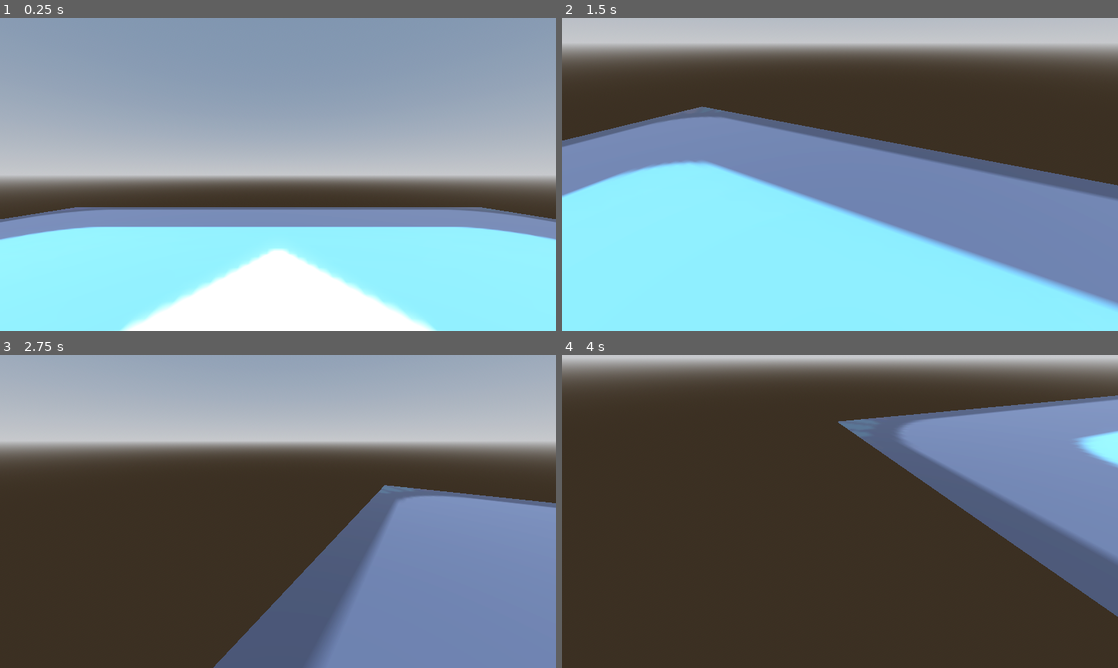
Above: before the commit, frames 1-4 (two rows, left to right).
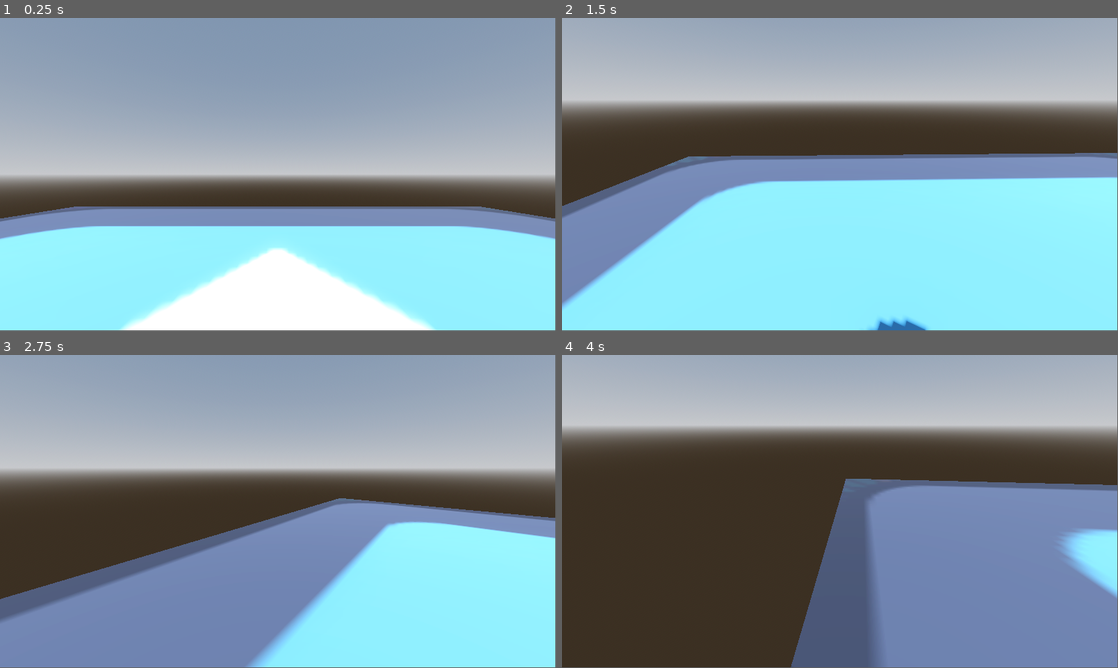
Above: after the commit, the same moments.

Repository: MattCharles/Dreams
Game: Godot game, scene res://Scenes/ryantest.tscn
Two runs of this game, one before a commit and one after it. Both use one fixed random seed, a clock stepped at 60 frames per second and the inputs below. This scene is started directly instead of the project's main scene. The engine's default icon, where the game draws it, is replaced by a stand-in: a white triangle on a blue panel in a dark square.
Inputs (mouse positions are in pixels of both pictures, inside the frame that each line leads up to):
- Up to frame 1 (0.25 s): no input
- Up to frame 2 (1.5 s): tap Enter at 0.5 s; move the mouse to (962, 158) at 0.52 s; hold D (right) 0.53-1.28 s; hold G (Grow, bound only after the commit) 0.53-1.28 s; click (962, 158) at 0.67 s; tap Space (jump) at 0.77 s; move the mouse to (812, 174) at 1.27 s; hold W (forward) from 1.28 s (still down); tap G (Grow, bound only after the commit) at 1.35 s
- Up to frame 3 (2.75 s): keep holding W (forward); tap Space (jump) at 1.52 s; move the mouse to (289, 505) at 2.02 s; hold G (Grow, bound only after the commit) from 2.03 s (still down)
- Up to frame 4 (4 s): keep holding W (forward); move the mouse to (834, 517) at 2.77 s; release G (Grow, bound only after the commit) at 2.78 s; tap G (Grow, bound only after the commit) at 2.85 s; click (834, 517) at 2.92 s; tap Space (jump) at 3.02, 3.77 s; move the mouse to (878, 514) at 3.52 s; hold G (Grow, bound only after the commit) from 3.53 s (still down)
In our replay, the window is 800x450 before the commit and 799x449 after it. These sizes can differ from the game's own. Grey fills any space a smaller window leaves; there, only what the larger window draws over its background counts as a difference.

The runs differ from the first frame. In frame 1, 1.1% of the frame differs, in the area x 0-100%, y 0-100%; in frame 2, 63%; in frame 3, 57%; in frame 4, 62%.
Error before the commit: Attempt to call function 'get_collider' in base 'null instance' on a null instance. (res://Scripts/player.gd:60)
Error after the commit: Attempt to call function 'get_collider' in base 'null instance' on a null instance. (res://Scripts/player.gd:61)

Commit message:
moving level kinda

Diff:
--- a/Assets/pizza/spinningpizza.tscn
+++ b/Assets/pizza/spinningpizza.tscn
@@ -1,8 +1,7 @@
-[gd_scene load_steps=8 format=3 uid="uid://kvdu4itnqh2e"]
+[gd_scene load_steps=7 format=3 uid="uid://kvdu4itnqh2e"]
 
 [ext_resource type="Script" path="res://Scripts/Pizza.gd" id="1_2ctcm"]
 [ext_resource type="PackedScene" uid="uid://cl2htts5lbsq7" path="res://Assets/raw/pepperoni_pizza.glb" id="1_aq0sq"]
-[ext_resource type="PackedScene" uid="uid://bhx4mvm6pkm52" path="res://Assets/raw/barrel.glb" id="2_4u74p"]
 
 [sub_resource type="SphereShape3D" id="SphereShape3D_vqpes"]
 radius = 1.059
@@ -73,6 +72,3 @@
 libraries = {
 "": SubResource("AnimationLibrary_32p2v")
 }
-
-[node name="barrel" parent="." instance=ExtResource("2_4u74p")]
-transform = Transform3D(1, 0, 0, 0, 1, 0, 0, 0, 1, -2.4725, 0, 0.120395)
--- /dev/null
+++ b/Scenes/Skateboard.tscn
@@ -0,0 +1,29 @@
+[gd_scene load_steps=3 format=3 uid="uid://bxxuk777pq0cd"]
+
+[ext_resource type="PackedScene" uid="uid://dfkjih3x8n5tv" path="res://Assets/raw/skateboard.glb" id="1_5fe0g"]
+
+[sub_resource type="BoxShape3D" id="BoxShape3D_67kuq"]
+size = Vector3(2.93858, 0.446135, 1)
+
+[node name="Node3D" type="Node3D"]
+
+[node name="VehicleBody3D" type="VehicleBody3D" parent="."]
+
+[node name="CollisionShape3D" type="CollisionShape3D" parent="VehicleBody3D"]
+transform = Transform3D(1, 0, 0, 0, 1, 0, 0, 0, 1, 0.000272572, -0.00666529, -0.0144728)
+shape = SubResource("BoxShape3D_67kuq")
+
+[node name="skateboard" parent="VehicleBody3D/CollisionShape3D" instance=ExtResource("1_5fe0g")]
+transform = Transform3D(1, 0, 0, 0, 1, 0, 0, 0, 1, 0, 0.140657, 0)
+
+[node name="frontRightWheel" type="VehicleWheel3D" parent="VehicleBody3D"]
+transform = Transform3D(1.91069e-15, 4.37114e-08, 1, 1, -4.37114e-08, 0, 4.37114e-08, 1, -4.37114e-08, 0.765366, -0.163548, 0.271509)
+
+[node name="backright" type="VehicleWheel3D" parent="VehicleBody3D"]
+transform = Transform3D(1.91069e-15, 4.37114e-08, 1, 1, -4.37114e-08, 0, 4.37114e-08, 1, -4.37114e-08, 0.725516, -0.190223, -0.49201)
+
+[node name="frontright" type="VehicleWheel3D" parent="VehicleBody3D"]
+transform = Transform3D(1.91069e-15, 4.37114e-08, 1, 1, -4.37114e-08, 0, 4.37114e-08, 1, -4.37114e-08, -0.760519, -0.14934, -0.518326)
+
+[node name="frontleft" type="VehicleWheel3D" parent="VehicleBody3D"]
+transform = Transform3D(1.91069e-15, 4.37114e-08, 1, 1, -4.37114e-08, 0, 4.37114e-08, 1, -4.37114e-08, -0.718363, -0.12744, 0.381081)
--- /dev/null
+++ b/Scenes/growingLvl.tscn
@@ -0,0 +1,107 @@
+[gd_scene load_steps=16 format=3 uid="uid://dkid2gc2gp42p"]
+
+[ext_resource type="Script" path="res://Scripts/GrowingObject.gd" id="1_7un57"]
+[ext_resource type="PackedScene" uid="uid://chkkys4p7l1vq" path="res://Scenes/Player.tscn" id="3_7ep5q"]
+[ext_resource type="PackedScene" uid="uid://kvdu4itnqh2e" path="res://Assets/pizza/spinningpizza.tscn" id="4_c68wj"]
+[ext_resource type="PackedScene" uid="uid://bqowc31lhnsxt" path="res://Scenes/finish_line.tscn" id="6_60qoh"]
+[ext_resource type="PackedScene" uid="uid://veevoq7kf5ba" path="res://Scenes/HUD.tscn" id="7_52aym"]
+[ext_resource type="Script" path="res://Scripts/MovingObj.gd" id="8_ij7ss"]
+
+[sub_resource type="ProceduralSkyMaterial" id="ProceduralSkyMaterial_7rkdn"]
+sky_horizon_color = Color(0.64625, 0.65575, 0.67075, 1)
+ground_horizon_color = Color(0.64625, 0.65575, 0.67075, 1)
+
+[sub_resource type="Sky" id="Sky_fdi5v"]
+sky_material = SubResource("ProceduralSkyMaterial_7rkdn")
+
+[sub_resource type="Environment" id="Environment_rrpnd"]
+background_mode = 2
+sky = SubResource("Sky_fdi5v")
+tonemap_mode = 2
+glow_enabled = true
+
+[sub_resource type="PlaneMesh" id="PlaneMesh_5248x"]
+size = Vector2(20, 20)
+
+[sub_resource type="Skin" id="Skin_xdp1x"]
+
+[sub_resource type="ConcavePolygonShape3D" id="ConcavePolygonShape3D_2rya7"]
+data = PackedVector3Array(10, 0, 10, -10, 0, 10, 10, 0, -10, -10, 0, 10, -10, 0, -10, 10, 0, -10)
+
+[sub_resource type="StandardMaterial3D" id="StandardMaterial3D_jscit"]
+albedo_color = Color(1, 0.360784, 0.109804, 1)
+
+[sub_resource type="BoxMesh" id="BoxMesh_gxau5"]
+
+[sub_resource type="BoxShape3D" id="BoxShape3D_qvnun"]
+
+[node name="Node3D" type="Node3D"]
+
+[node name="WorldEnvironment" type="WorldEnvironment" parent="."]
+environment = SubResource("Environment_rrpnd")
+
+[node name="DirectionalLight3D" type="DirectionalLight3D" parent="."]
+transform = Transform3D(-0.866025, -0.433013, 0.25, 0, 0.5, 0.866025, -0.5, 0.75, -0.433013, 0, 0, 0)
+shadow_enabled = true
+
+[node name="MeshInstance3D" type="MeshInstance3D" parent="."]
+mesh = SubResource("PlaneMesh_5248x")
+skin = SubResource("Skin_xdp1x")
+
+[node name="StaticBody3D" type="StaticBody3D" parent="MeshInstance3D"]
+
+[node name="CollisionShape3D" type="CollisionShape3D" parent="MeshInstance3D/StaticBody3D"]
+shape = SubResource("ConcavePolygonShape3D_2rya7")
+
+[node name="middle" type="MeshInstance3D" parent="."]
+transform = Transform3D(1, 0, 0, 0, 1, 0, 0, 0, 1, 0, 0, -19.928)
+mesh = SubResource("PlaneMesh_5248x")
+skin = SubResource("Skin_xdp1x")
+script = ExtResource("1_7un57")
+
+[node name="StaticBody3D" type="StaticBody3D" parent="middle"]
+script = ExtResource("1_7un57")
+
+[node name="CollisionShape3D" type="CollisionShape3D" parent="middle/StaticBody3D"]
+transform = Transform3D(1, 0, 0, 0, 1, 0, 0, 0, 1, 0, 0, 1.47578)
+shape = SubResource("ConcavePolygonShape3D_2rya7")
+script = ExtResource("1_7un57")
+
+[node name="Player" parent="." instance=ExtResource("3_7ep5q")]
+transform = Transform3D(1, 0, 0, 0, 1, 0, 0, 0, 1, -8.14442, 0, 0)
+
+[node name="alter" type="Node3D" parent="."]
+transform = Transform3D(2, 0, 0, 0, 1, 0, 0, 0, 2, 4.39247, 0, 0.930135)
+
+[node name="MeshInstance3D" type="MeshInstance3D" parent="alter"]
+transform = Transform3D(1, 0, 0, 0, 1, 0, 0, 0, 1, -0.10114, 0.389121, 0.192563)
+material_override = SubResource("StandardMaterial3D_jscit")
+mesh = SubResource("BoxMesh_gxau5")
+
+[node name="StaticBody3D" type="StaticBody3D" parent="alter/MeshInstance3D"]
+
+[node name="CollisionShape3D" type="CollisionShape3D" parent="alter/MeshInstance3D/StaticBody3D"]
+shape = SubResource("BoxShape3D_qvnun")
+
+[node name="SpinningPizza" parent="." instance=ExtResource("4_c68wj")]
+transform = Transform3D(1, 0, 0, 0, 1, 0, 0, 0, 1, 4.39247, 1.8818, 1.54584)
+
+[node name="HUD" parent="." instance=ExtResource("7_52aym")]
+
+[node name="Node3D" type="Node3D" parent="."]
+transform = Transform3D(3.01228, 0, 0, 0, 2.92342, 0, 0, 0, 2.94042, -1.087, 2.896, -28.166)
+script = ExtResource("8_ij7ss")
+
+[node name="FinishLine2" parent="Node3D" instance=ExtResource("6_60qoh")]
+transform = Transform3D(1, 0, 0, 0, 1, 0, 0, 0, 1, 0, 0, 0)
+
+[node name="VisibleOnScreenNotifier3D" type="VisibleOnScreenNotifier3D" parent="Node3D/FinishLine2"]
+transform = Transform3D(0.333333, 0, 0, 0, 0.333333, 0, 0, 0, 0.333333, -0.457399, -1.09414, -0.716845)
+
+[connection signal="screen_entered" from="Node3D/FinishLine2/VisibleOnScreenNotifier3D" to="middle" method="_on_visible_on_screen_notifier_3d_screen_entered"]
+[connection signal="screen_entered" from="Node3D/FinishLine2/VisibleOnScreenNotifier3D" to="middle/StaticBody3D" method="_on_visible_on_screen_notifier_3d_screen_entered"]
+[connection signal="screen_entered" from="Node3D/FinishLine2/VisibleOnScreenNotifier3D" to="middle/StaticBody3D/CollisionShape3D" method="_on_visible_on_screen_notifier_3d_screen_entered"]
+[connection signal="screen_entered" from="Node3D/FinishLine2/VisibleOnScreenNotifier3D" to="Node3D" method="_on_visible_on_screen_notifier_3d_screen_entered"]
+[connection signal="screen_exited" from="Node3D/FinishLine2/VisibleOnScreenNotifier3D" to="middle" method="_on_visible_on_screen_notifier_3d_screen_exited"]
+[connection signal="screen_exited" from="Node3D/FinishLine2/VisibleOnScreenNotifier3D" to="middle/StaticBody3D/CollisionShape3D" method="_on_visible_on_screen_notifier_3d_screen_exited"]
+[connection signal="screen_exited" from="Node3D/FinishLine2/VisibleOnScreenNotifier3D" to="Node3D" method="_on_visible_on_screen_notifier_3d_screen_exited"]
--- /dev/null
+++ b/Scripts/GrowingObject.gd
@@ -0,0 +1,45 @@
+extends Node3D
+class_name GrowingObject
+
+@onready var meshBody = StaticBody3D
+var count =2
+var isVisible = false
+
+
+
+# Called when the node enters the scene tree for the first time.
+func _ready():
+	pass
+
+
+# Called every frame. 'delta' is the elapsed time since the previous frame.
+func _process(delta):
+
+	if Input.is_action_pressed("forward") and isVisible:
+		transform.basis.z = transform.basis.z + Vector3(0,0,.008)
+	pass
+
+func _input(event):
+
+	if event.is_action_pressed("Grow"):
+		transform.basis.z = transform.basis.z +Vector3(0,0,1)
+
+
+
+
+func _physics_process(delta: float) -> void:
+	if Input.is_action_just_pressed("Grow"):
+		print("trying to grow")
+
+
+
+func _on_visible_on_screen_notifier_3d_screen_entered():
+	isVisible = true
+	print("visible")
+	pass # Replace with function body.
+
+
+func _on_visible_on_screen_notifier_3d_screen_exited():
+	isVisible = false
+	print("NOT visible")
+	pass # Replace with function body.
--- /dev/null
+++ b/Scripts/MovingObj.gd
@@ -0,0 +1,26 @@
+extends Node3D
+
+class_name MovingObj
+var isVisible = false
+
+# Called when the node enters the scene tree for the first time.
+func _ready():
+	pass # Replace with function body.
+
+# Called every frame. 'delta' is the elapsed time since the previous frame.
+func _process(delta):
+
+	if Input.is_action_pressed("forward") and isVisible:
+		transform.origin.z = transform.origin.z - .08
+	pass
+
+func _on_visible_on_screen_notifier_3d_screen_entered():
+	isVisible = true
+	print("should move?")
+	pass # Replace with function body.
+
+
+func _on_visible_on_screen_notifier_3d_screen_exited():
+	isVisible = false
+	print("NOT Moving")
+	pass # Replace with function body.
--- a/Scripts/player.gd
+++ b/Scripts/player.gd
@@ -14,6 +14,7 @@
 @onready var hand = $Neck/Camera3D/Hand
 @onready var joint = $Neck/Camera3D/Generic6DOFJoint3D
 @onready var staticBody = $Neck/Camera3D/StaticBody3D
+
 
 
 
@@ -85,7 +86,9 @@
 	var direction = (neck.transform.basis * Vector3(input_dir.x, 0, input_dir.y)).normalized()
 	if direction:
 		velocity.x = direction.x * SPEED
+		print(velocity.x)
 		velocity.z = direction.z * SPEED
+		print(velocity.y)
 	else:
 		velocity.x = move_toward(velocity.x, 0, SPEED)
 		velocity.z = move_toward(velocity.z, 0, SPEED)
--- a/project.godot
+++ b/project.godot
@@ -17,11 +17,7 @@
 
 [display]
 
-window/size/viewport_width=1920
-window/size/viewport_height=1080
 mouse_cursor/custom_image="res://Assets/2d/tinierpizzaslice_1.png"
-window/stretch/mode="viewport"
-window/stretch/aspect="ignore"
 
 [input]
 
@@ -50,3 +46,8 @@
 "events": [Object(InputEventKey,"resource_local_to_scene":false,"resource_name":"","device":-1,"window_id":0,"alt_pressed":false,"shift_pressed":false,"ctrl_pressed":false,"meta_pressed":false,"pressed":false,"keycode":0,"physical_keycode":32,"key_label":0,"unicode":32,"echo":false,"script":null)
 ]
 }
+Grow={
+"deadzone": 0.5,
+"events": [Object(InputEventKey,"resource_local_to_scene":false,"resource_name":"","device":-1,"window_id":0,"alt_pressed":false,"shift_pressed":false,"ctrl_pressed":false,"meta_pressed":false,"pressed":false,"keycode":0,"physical_keycode":71,"key_label":0,"unicode":103,"echo":false,"script":null)
+]
+}
Not shown, added: Assets/music/8bit-music-for-game-68698.mp3.import
Not shown: 1 places in Scenes/HUD.tscn that only renumber resources
Not shown: 1 places in Scenes/finish_line.tscn that only renumber resources
Not shown: 1 places in Scenes/menu.tscn that only renumber resources
Not shown: 1 places in Scenes/pizzacursor.tscn that only renumber resources
Not shown: 1 places in Scenes/speedrun_timer.tscn that only renumber resources
Not shown: 1 places in Scenes/test.tscn that only renumber resources
Not shown, added: Assets/music/8bit-music-for-game-68698.mp3
